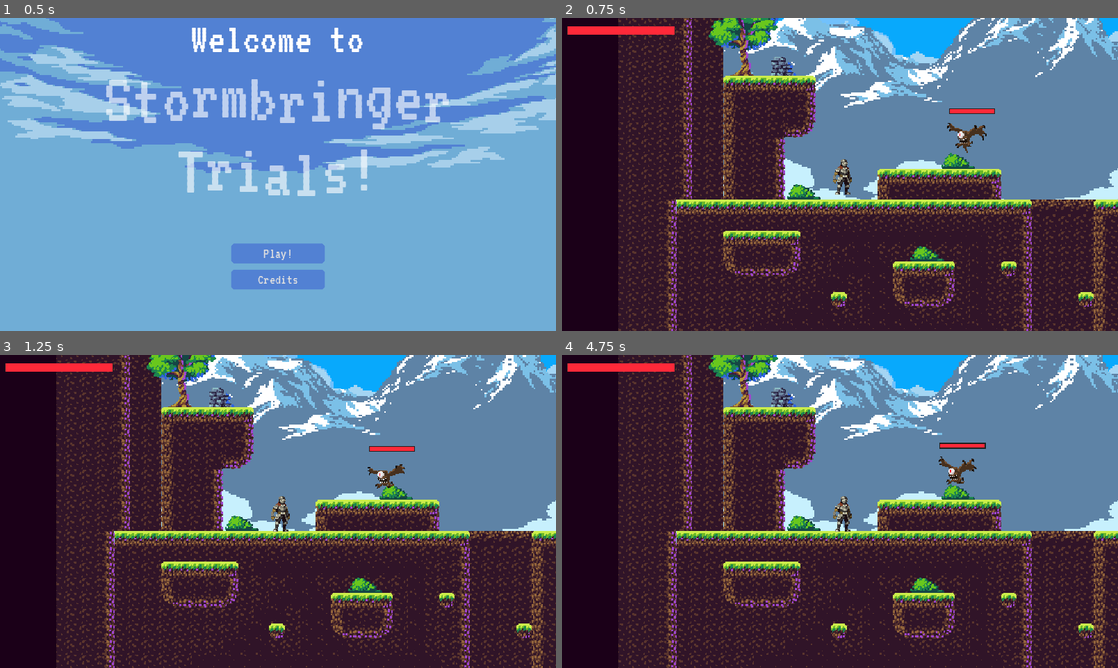
Above: before the commit, frames 1-4 (two rows, left to right).
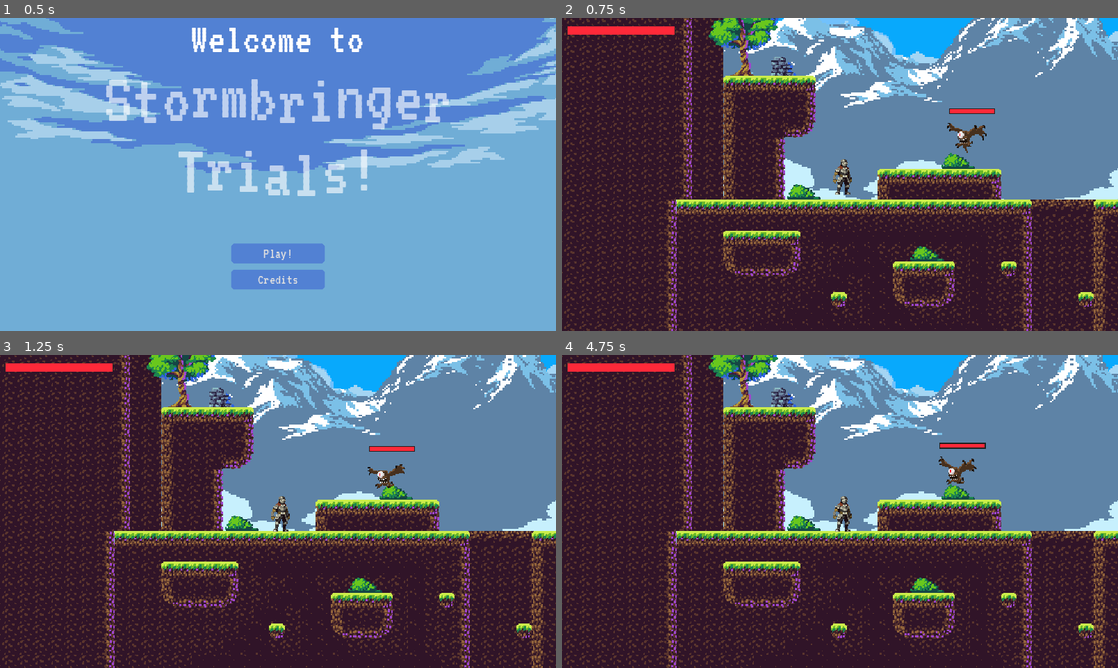
Above: after the commit, the same moments.

Repository: timowenz/stormbringer-trials
Game: Godot game, scene res://scenes/Menu.tscn
Two runs of this game, one before a commit and one after it. Both use one fixed random seed, a clock stepped at 60 frames per second and the inputs below.
Inputs:
- Up to frame 1 (0.5 s): no input
- Up to frame 2 (0.75 s): click "Play!" at 0.5 s
- Up to frame 3 (1.25 s): no input
- Up to frame 4 (4.75 s): tap Enter (ui_accept) at 1.25, 1.52, 2.27, 3.77 s; hold Right (ui_right) 1.28-2.78 s; tap Q (attack) at 1.35 s; tap W (attack2) at 2.1 s; hold Left (ui_left) 2.78-3.53 s; tap Down (crouch) at 2.85 s; hold Right (ui_right) 3.53-4.25 s; tap D (dash) at 3.6 s; click "Restart" at 4.25 s

Frame 1 is identical in both runs. In frame 2, 1.6% of the frame differs, in the area x 0-11%, y 0-100%; in frame 3, 1.6%; in frame 4, 1.6%.

Commit message:
fix: removed void

Diff:
--- a/scenes/Game.tscn
+++ b/scenes/Game.tscn
@@ -12,7 +12,6 @@
 [ext_resource type="PackedScene" uid="uid://bscw25rurw8r2" path="res://scenes/VoidStatic.tscn" id="5_j8iaf"]
 [ext_resource type="PackedScene" uid="uid://bmf2e5hlvswwi" path="res://scenes/Necromancer.tscn" id="7_btixl"]
 [ext_resource type="AudioStream" uid="uid://swdeyex32o80" path="res://assets/music/Platformer Music 158815.mp3" id="7_fenwb"]
-[ext_resource type="PackedScene" uid="uid://ch2nnudsm6lxx" path="res://scenes/Void.tscn" id="8_164n1"]
 [ext_resource type="PackedScene" uid="uid://cwyw5f86k3kd7" path="res://scenes/NightBorn.tscn" id="8_s60dt"]
 [ext_resource type="PackedScene" uid="uid://b0vo331jnx4uy" path="res://scenes/GameOver.tscn" id="9_sp66h"]
 [ext_resource type="PackedScene" uid="uid://b4ahma1cub6ar" path="res://scenes/FlyingEye.tscn" id="9_vhevj"]
@@ -540,10 +539,6 @@
 [node name="FlyingEye3" parent="Enemies" instance=ExtResource("9_vhevj")]
 position = Vector2(1443, 208)
 
-[node name="Void" parent="." instance=ExtResource("8_164n1")]
-z_index = 2
-position = Vector2(-1075, -410)
-
 [node name="ViodStatic" parent="." instance=ExtResource("5_j8iaf")]
 position = Vector2(-1698, 794)
 
Not shown: 1 places in scenes/Game.tscn that only renumber resources
